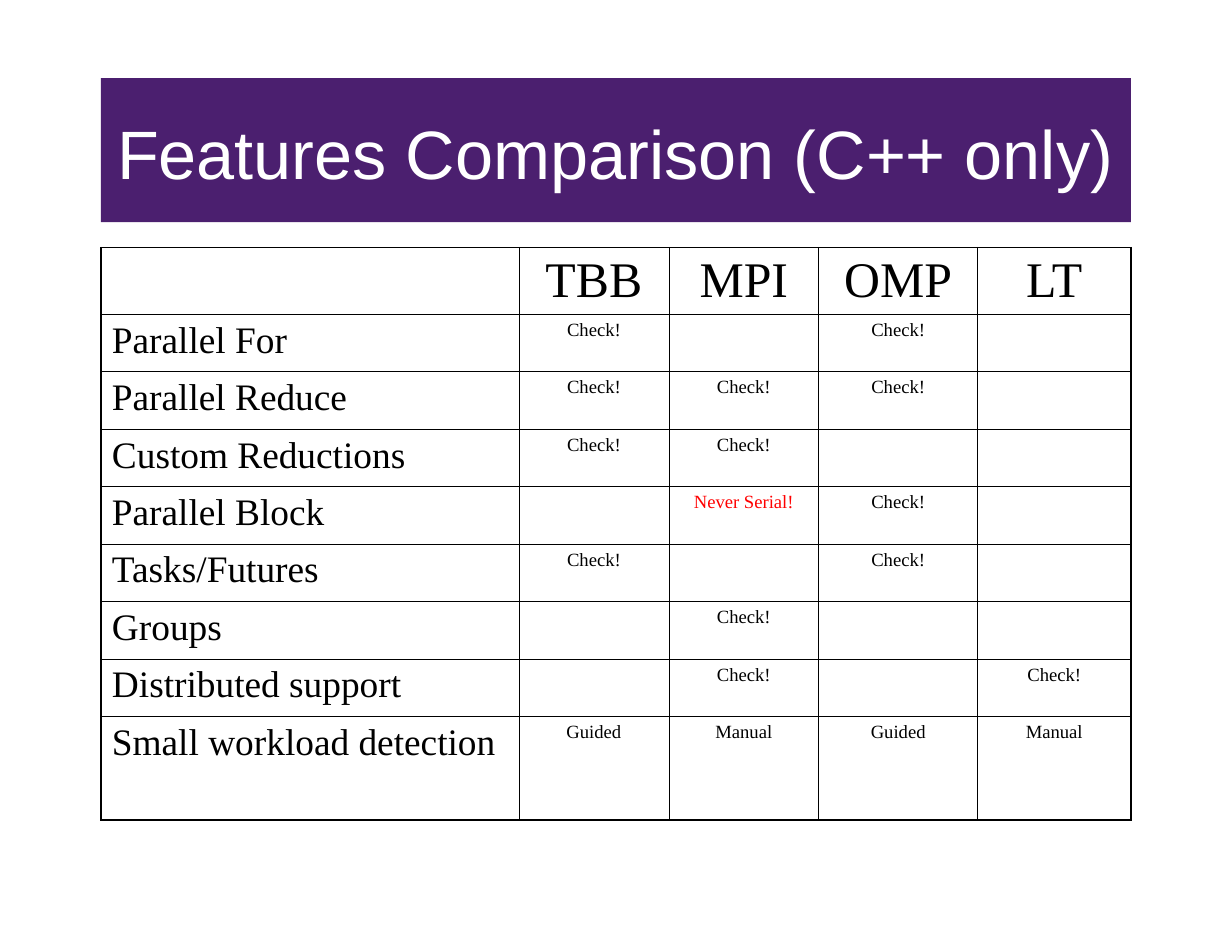
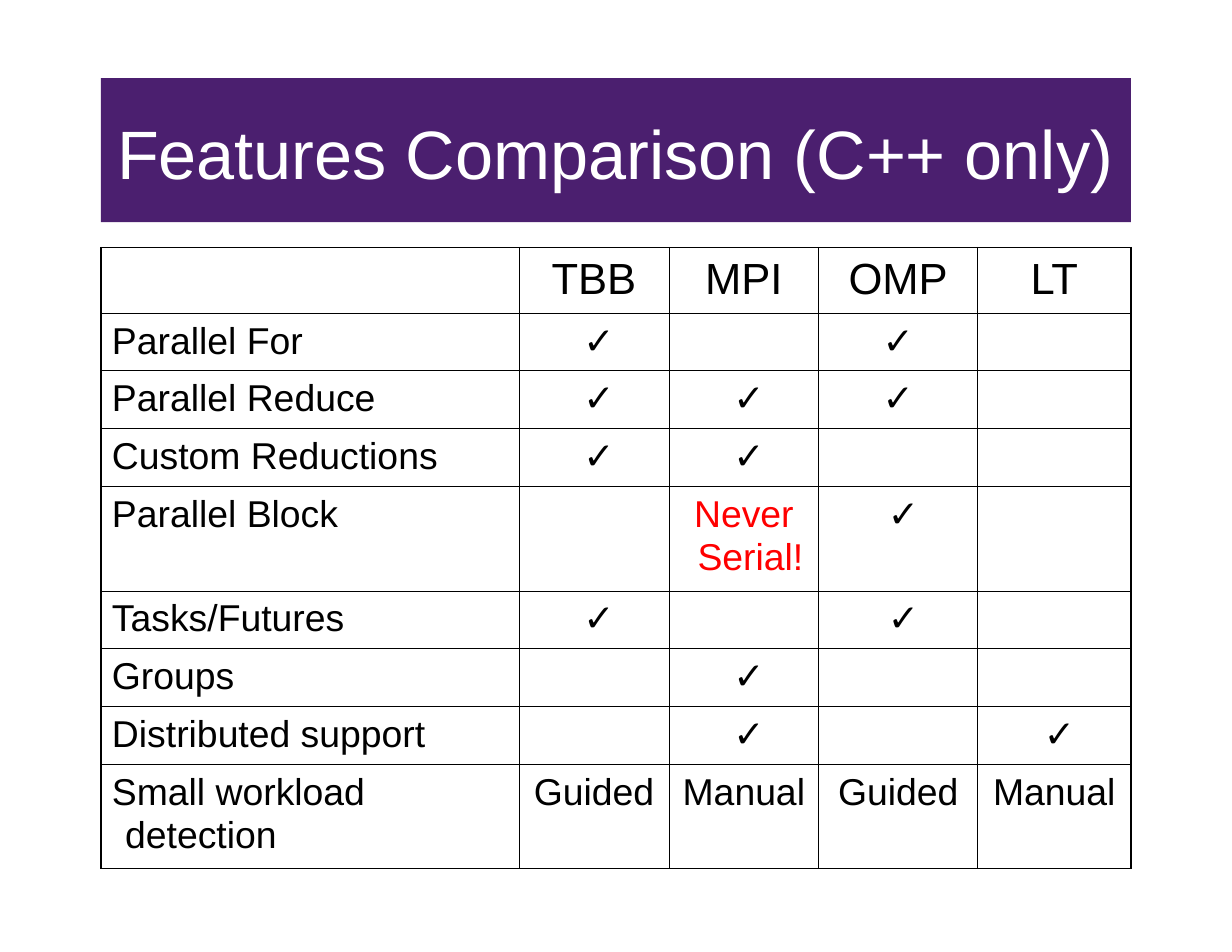
Before and after one commit to FractalDesigns/cowichan-1, a slide deck: slide 7 of presentation-july.ppt. Drawn at 1232x952 pixels with LibreOffice and Linux fonts; fonts in the diff are those of the drawing. Boxes give left, top, right and bottom in pixels: in the first picture for what was removed or moved away, otherwise in the second. Text is boxed around its words. In the diff, an @@ line names an element or a change of style, - is before the commit and + after.

Commit message:
Updated version of presentation.

```diff
--- a/presentation-july.ppt
+++ b/presentation-july.ppt
@@ table at <box>101,248,1131,868</box> @@
-row 2, column 2: Check!
+row 2, column 2: ✓
-row 2, column 4: Check!
+row 2, column 4: ✓
-row 3: Parallel Reduce | Check! | Check! | Check! | 
+row 3: Parallel Reduce | ✓ | ✓ | ✓ | 
-row 4, column 2: Check!
+row 4, column 2: ✓
-row 4, column 3: Check!
+row 4, column 3: ✓
-row 5, column 4: Check!
+row 5, column 4: ✓
-row 6, column 2: Check!
+row 6, column 2: ✓
-row 6, column 4: Check!
+row 6, column 4: ✓
-row 7, column 3: Check!
+row 7, column 3: ✓
-row 8, column 3: Check!
+row 8, column 3: ✓
-row 8, column 5: Check!
+row 8, column 5: ✓
@@ size 32 to 28 pt in "TBB", "MPI", "OMP", "LT" @@
@@ font Times New Roman to Arial @@
@@ size 12 to 24 pt in "Never Serial!", "Guided", "Manual", "Guided" and 1 more places @@
@@ line spacing 1 to 1.04 @@
@@ more space between paragraphs @@
```
Also in this commit, not shown: 5 other slides changed.
